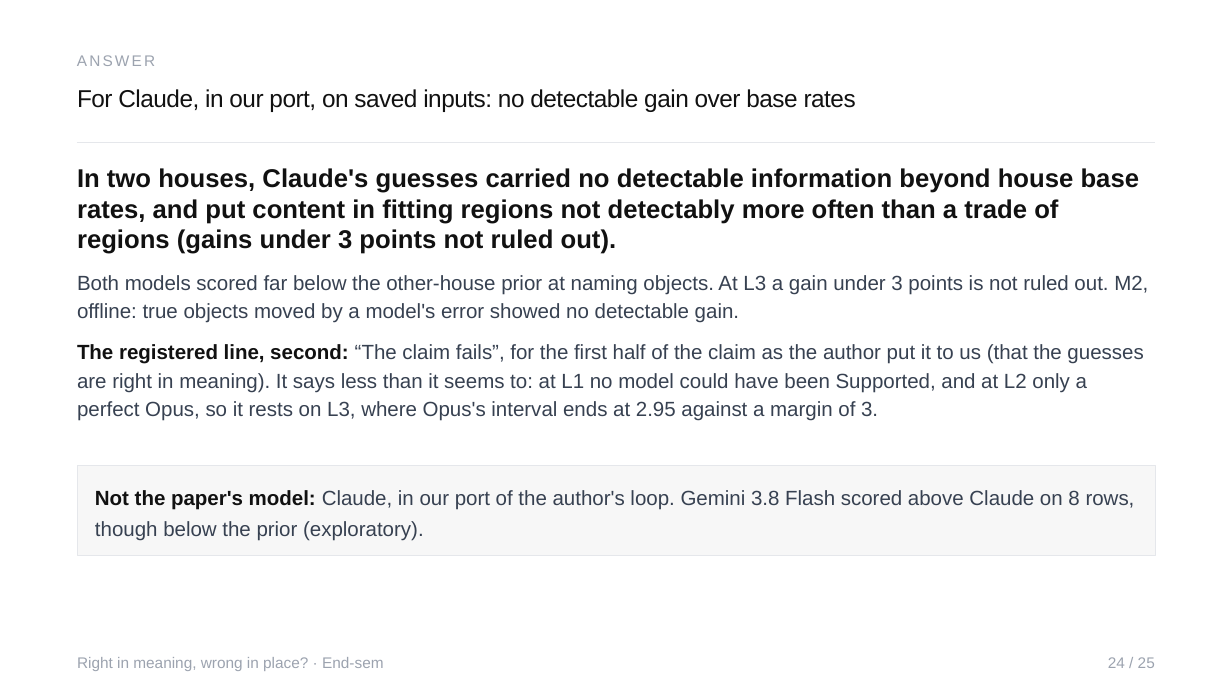
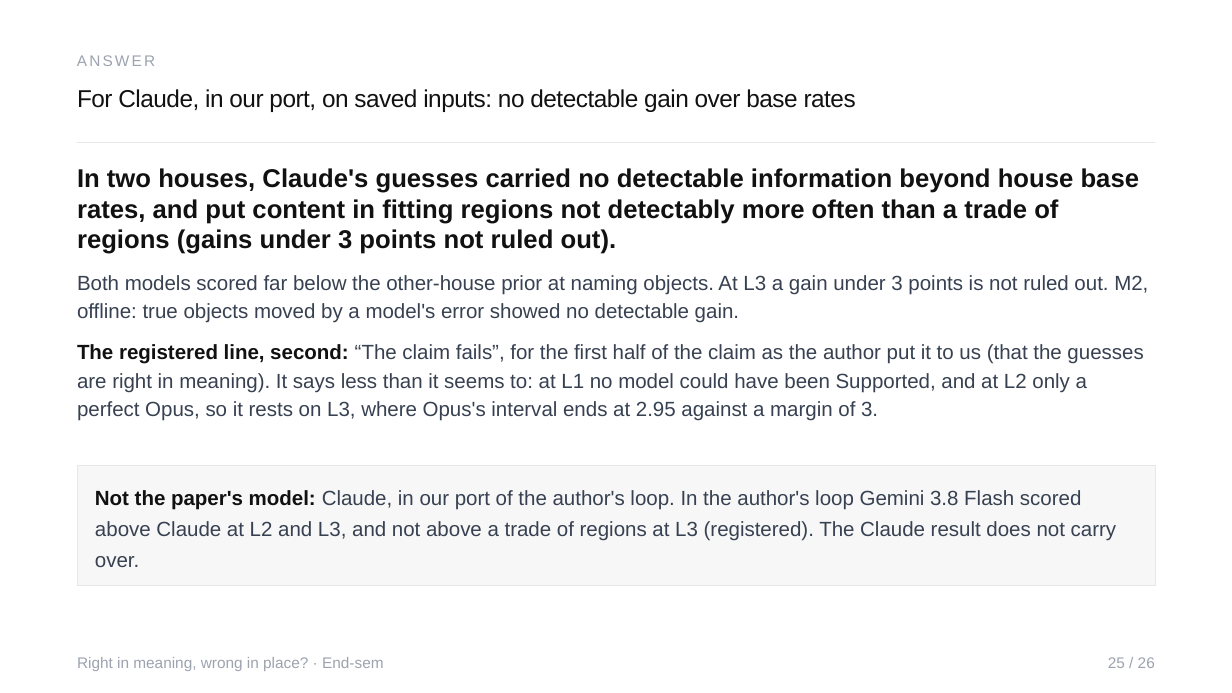
Before and after one commit to Sher110106/validity-aware-active-semantic-exploration, a slide deck: slide 25 of docs/endsem_2026-11/ASP_Endsem.pptx (slide 24 before the commit). Drawn at 1232x693 pixels with LibreOffice and Linux fonts; fonts in the diff are those of the drawing. Boxes give left, top, right and bottom in pixels: in the first picture for what was removed or moved away, otherwise in the second. Text is boxed around its words. In the diff, an @@ line names an element or a change of style, - is before the commit and + after.

```diff
--- a/docs/endsem_2026-11/ASP_Endsem.pptx
+++ b/docs/endsem_2026-11/ASP_Endsem.pptx
@@ rectangle "Not the paper's model: Claude, ...": place and size @@
-rectangle "Not the paper's model: Claude, ..." at (77,465,1155,555)
+rectangle "Not the paper's model: Claude, ..." at (77,465,1155,586)
@@ text in rectangle at (95,490,1117,567): text changed @@
-Not the paper's model: Claude, in our port of the author's loop. Gemini 3.8 Flash scored above Claude on 8 rows, though below the prior (exploratory).
+Not the paper's model: Claude, in our port of the author's loop. In the author's loop Gemini 3.8 Flash scored above Claude at L2 and L3, and not above a trade of regions at L3 (registered). The Claude result does not carry over.
@@ text at (1108,657,1155,668): text changed @@
-24 / 25
+25 / 26
```
Also in this commit, not shown: 25 other slides changed, 2 slides added, 1 slide removed, 8 other files.
